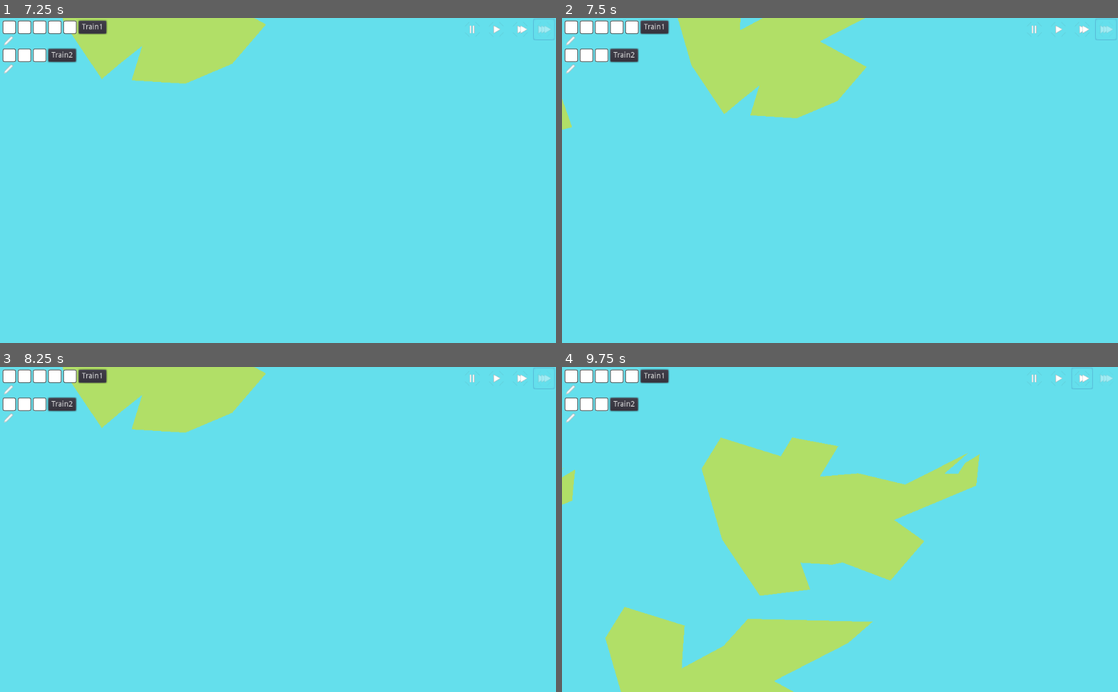
Above: before the commit, frames 1-4 (two rows, left to right).
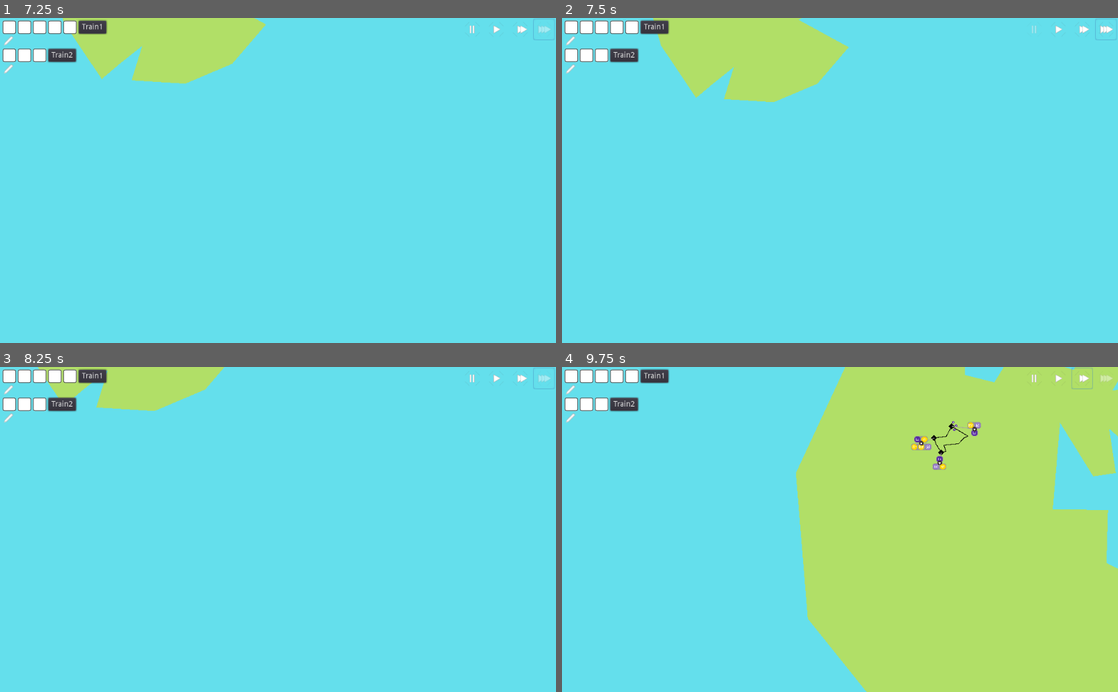
Above: after the commit, the same moments.

Repository: LeBoku/supply-chained
Game: Godot game, scene res://Game.tscn
Two runs of this game, one before a commit and one after it. Both use one fixed random seed, a clock stepped at 60 frames per second and the inputs below.
Inputs (mouse positions are in pixels of both pictures, inside the frame that each line leads up to):
- Up to frame 1 (7.25 s): click "Train1" at 0.5 s; click "Train2" at 1.25 s; click (472, 31) at 2 s; click (494, 31) at 2.75 s; click (522, 31) at 3.5 s; click (494, 31) at 4.25 s; click (544, 31) at 5 s; tap Enter at 5.75 s; move the mouse to (400, 164) at 5.77 s; hold Right (ui_right) 5.78-6.53 s; hold F (camera_zoom_in) 5.78-6.53 s; click (400, 164) at 5.92 s; move the mouse to (166, 196) at 6.52 s; hold Down (ui_down) from 6.53 s (still down); tap R (camera_zoom_out) at 6.6 s
- Up to frame 2 (7.5 s): tap Space at 7.25 s; move the mouse to (895, 109) at 7.27 s; release Down (ui_down) at 7.28 s; hold Right (ui_right) from 7.28 s (still down); hold F (camera_zoom_in) from 7.28 s (still down)
- Up to frame 3 (8.25 s): tap Enter at 8 s; move the mouse to (250, 594) at 8.02 s; release Right (ui_right) at 8.03 s; release F (camera_zoom_in) at 8.03 s; hold Up (ui_up) from 8.03 s (still down); tap R (camera_zoom_out) at 8.1 s; click (250, 594) at 8.17 s
- Up to frame 4 (9.75 s): move the mouse to (1006, 578) at 8.77 s; release Up (ui_up) at 8.78 s; hold F (camera_zoom_in) 8.78-9.53 s; hold Left (ui_left) from 8.78 s (still down); move the mouse to (673, 480) at 9.52 s; tap R (camera_zoom_out) at 9.6 s

Frame 1 is identical in both runs. In frame 2, 3.4% of the frame differs, in the area x 0-100%, y 0-35%; in frame 3, 3.0%; in frame 4, 58%, in the area x 0-100%, y 0-100%.

Commit message:
added gamespeed shortcuts

Diff:
--- a/supply-chained/Game.tscn
+++ b/supply-chained/Game.tscn
@@ -12,6 +12,30 @@
 [ext_resource path="res://util/icons/pause.png" type="Texture" id=10]
 [ext_resource path="res://interface/GameControls.gd" type="Script" id=11]
 
+[sub_resource type="InputEventKey" id=1]
+scancode = 32
+
+[sub_resource type="ShortCut" id=2]
+shortcut = SubResource( 1 )
+
+[sub_resource type="InputEventKey" id=3]
+scancode = 49
+
+[sub_resource type="ShortCut" id=4]
+shortcut = SubResource( 3 )
+
+[sub_resource type="InputEventKey" id=5]
+scancode = 50
+
+[sub_resource type="ShortCut" id=6]
+shortcut = SubResource( 5 )
+
+[sub_resource type="InputEventKey" id=7]
+scancode = 51
+
+[sub_resource type="ShortCut" id=8]
+shortcut = SubResource( 7 )
+
 [node name="Game" type="Node2D"]
 script = ExtResource( 1 )
 __meta__ = {
@@ -180,6 +204,8 @@
 margin_right = 40.0
 margin_bottom = 40.0
 rect_min_size = Vector2( 40, 40 )
+hint_tooltip = "Pause"
+shortcut = SubResource( 2 )
 icon = ExtResource( 10 )
 flat = true
 clip_text = true
@@ -190,7 +216,9 @@
 margin_right = 84.0
 margin_bottom = 40.0
 rect_min_size = Vector2( 40, 40 )
+hint_tooltip = "Normal Speed"
 disabled = true
+shortcut = SubResource( 4 )
 icon = ExtResource( 9 )
 flat = true
 clip_text = true
@@ -201,6 +229,8 @@
 margin_right = 128.0
 margin_bottom = 40.0
 rect_min_size = Vector2( 40, 40 )
+hint_tooltip = "Faster Speed"
+shortcut = SubResource( 6 )
 icon = ExtResource( 7 )
 flat = true
 clip_text = true
@@ -211,6 +241,8 @@
 margin_right = 172.0
 margin_bottom = 40.0
 rect_min_size = Vector2( 40, 40 )
+hint_tooltip = "Fastest Speed"
+shortcut = SubResource( 8 )
 icon = ExtResource( 6 )
 flat = true
 clip_text = true
Not shown: 1 places in supply-chained/Game.tscn that only renumber resources
